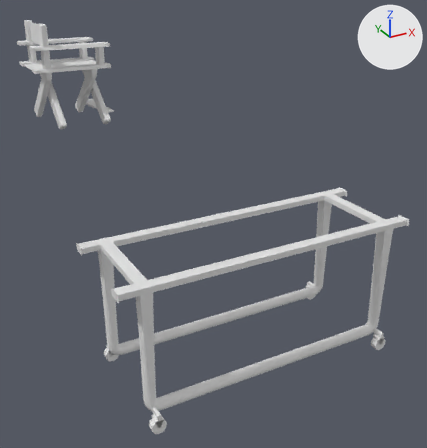
The Blender file studio_assety.blend: old version first, new version second.
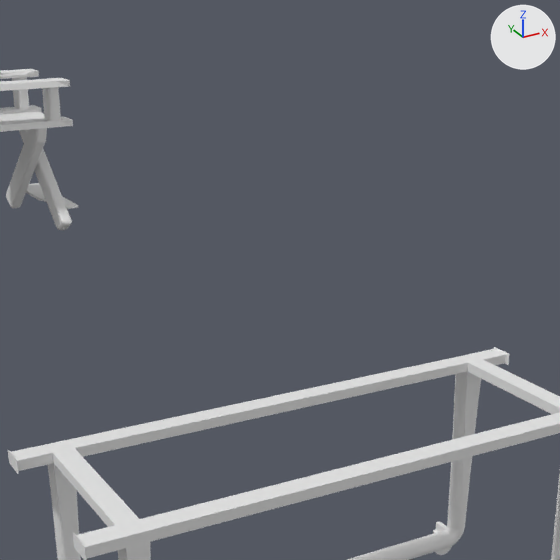
There are two pictures of each version: one whole from a 50 mm lens placed at (-2.73, -6.42, 1.46), pointed at (-0.34, -2.08, -0.71), one close up on the part from 17% to 88% of the width and 0% to 67% of the height. Lighting does not change. The marker at upper right points along +X, +Y and +Z.

The first close-up shows 'krzeselko', 'wieszaki'.
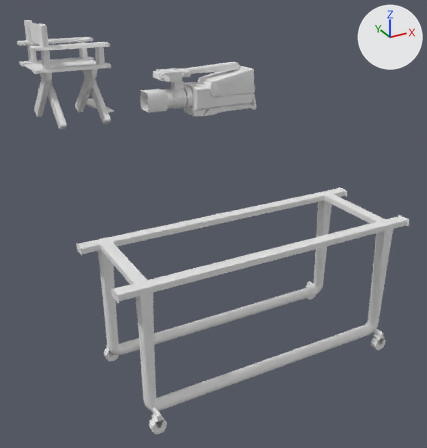
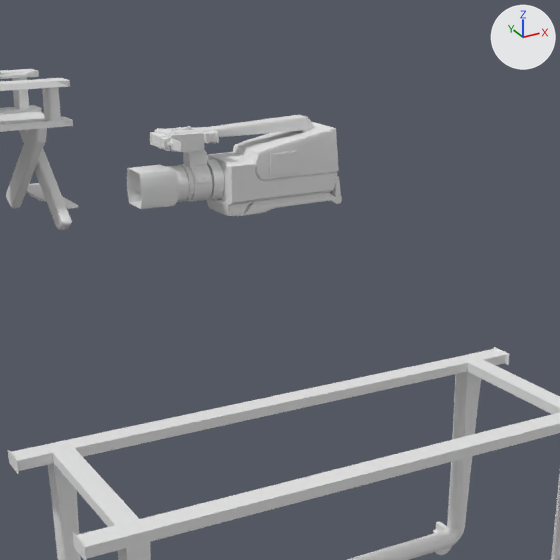
Location of each change, [x1, y1, x2, y2] in pixels of the close-ups (560 x 560 px):
'kamera', added: after [127, 115, 342, 216]

Edits to the bpy script that builds the scene:
```text
Add me_cube_001:
    me_cube_001.from_pydata(...)  # 4067 vertices, 3739 faces; spans x -0.745..0.714, y -0.253..0.19, z -0.22..0.35
    me_cube_001.polygons.foreach_set('use_smooth', [True] * 3739)
Add ob_kamera:
    ob_kamera = bpy.data.objects.new('kamera', me_cube_001)
    ob_kamera.location = (0.633, 0.0, 0.0)
```
